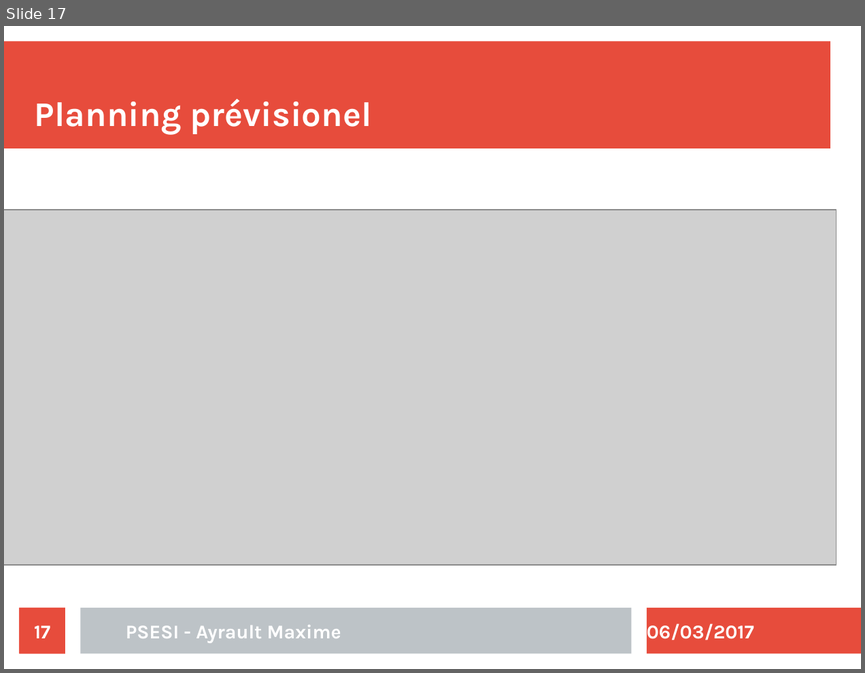
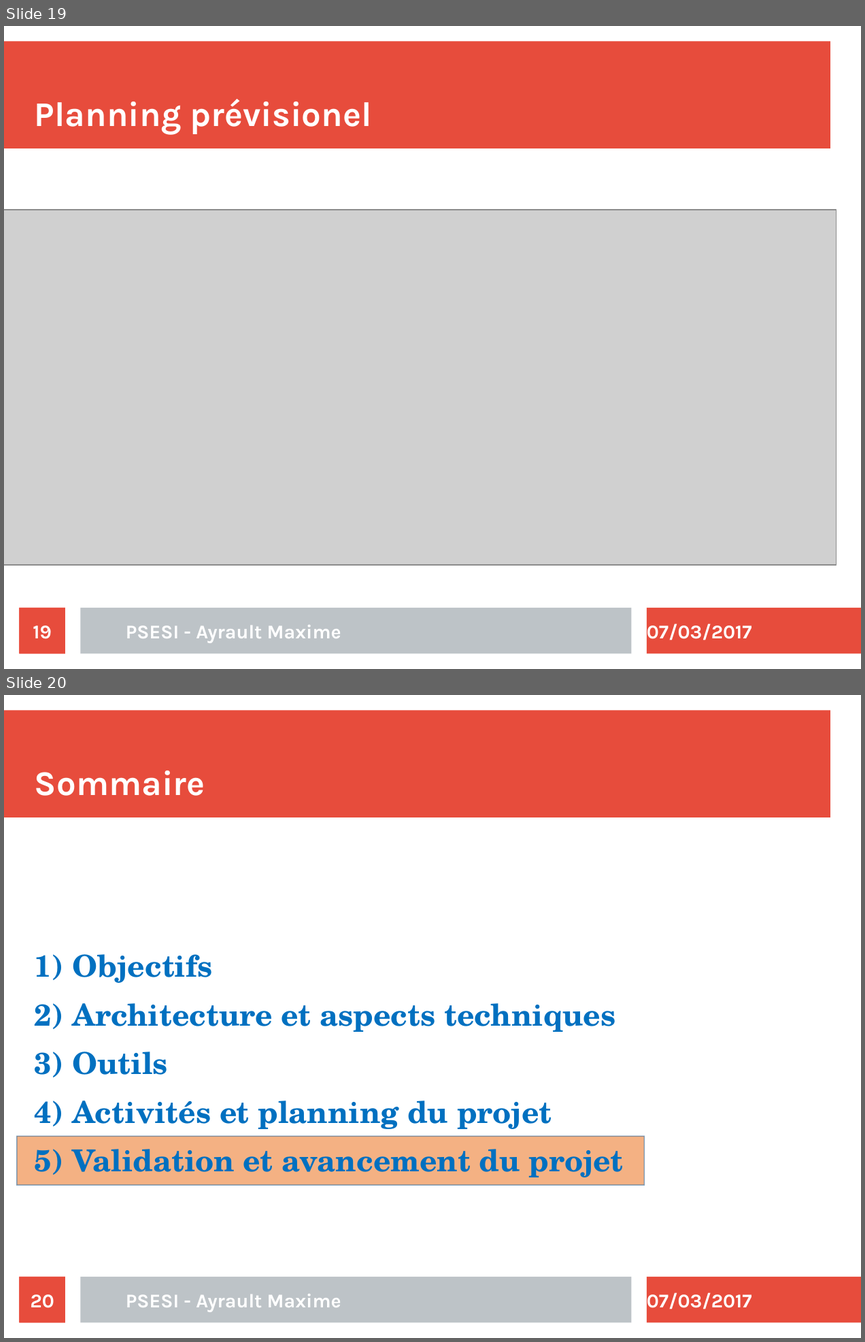
Before and after one commit to maximouth/CBI, a slide deck: Presentation/presentation.odp. Shown one above the other, each under a label of ours: slide 17 before the commit, slides 19 and 20 after it. The pictures are 865x673 and 865x1342 pixels, drawn with LibreOffice and Linux fonts; fonts in the diff are those of the drawing; grey boxes stand for pictures. Boxes give left, top, right and bottom in pixels: in the first picture for what was removed or moved away, otherwise in the second. Text is boxed around its words. In the diff, an @@ line names an element or a change of style, - is before the commit and + after.

```diff
--- a/Presentation/presentation.odp
+++ b/Presentation/presentation.odp
@@ slide 20 added at (4, 695, 861, 1338), background #FFFFFF; not listed: 4 template elements that a slide beside it also shows @@
@@ title added at (35, 770, 205, 796), 32 pt, text #FFFFFF, bold @@
+Sommaire
@@ text added at (35, 954, 623, 1177), 28 pt, text #0070C0, bold @@
+1) Objectifs
+2) Architecture et aspects techniques
+3) Outils
+4) Activités et planning du projet
+5) Validation et avancement du projet
@@ freeform shape added at (17, 1136, 645, 1185), fill #F4B183, outline #41719C 0.99 pt @@
@@ page number added at (20, 1276, 65, 1323), fill #E74C3C, 18 pt, text #FFFFFF, bold @@
+20
@@ text added at (126, 1293, 341, 1312), 18 pt, text #FFFFFF, bold @@
+PSESI - Ayrault Maxime
@@ text added at (647, 1292, 752, 1309), 18 pt, text #FFFFFF, bold @@
+07/03/2017
@@ what was slide 17 is now slide 19 @@
@@ slide 19 changed as well @@
@@ page number at (33, 625, 52, 639): text changed @@
-17
+19
@@ text at (647, 623, 752, 640): text changed @@
-06/03/2017
+07/03/2017
```
Also in this commit, not shown: 19 other slides changed, 2 other slides added.
